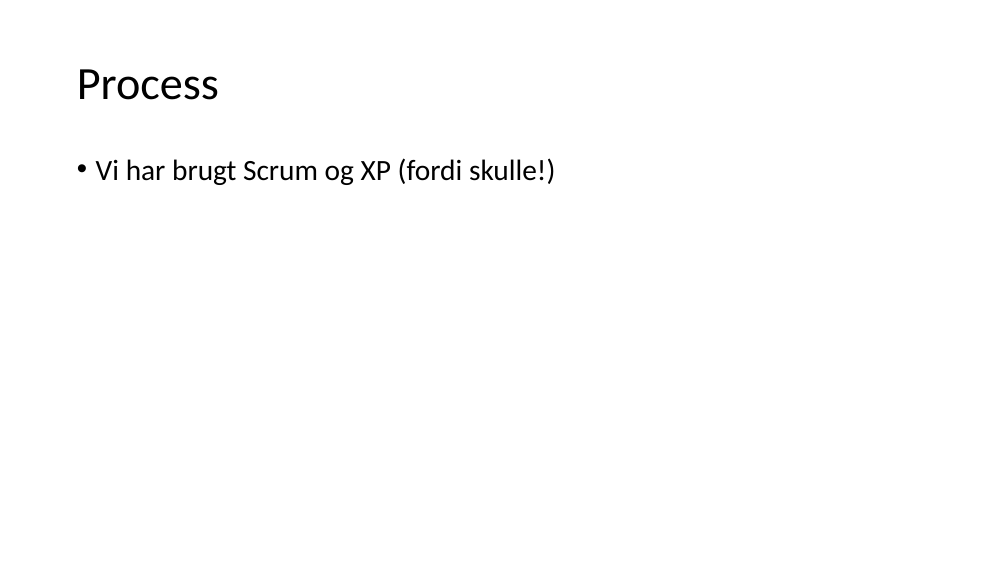
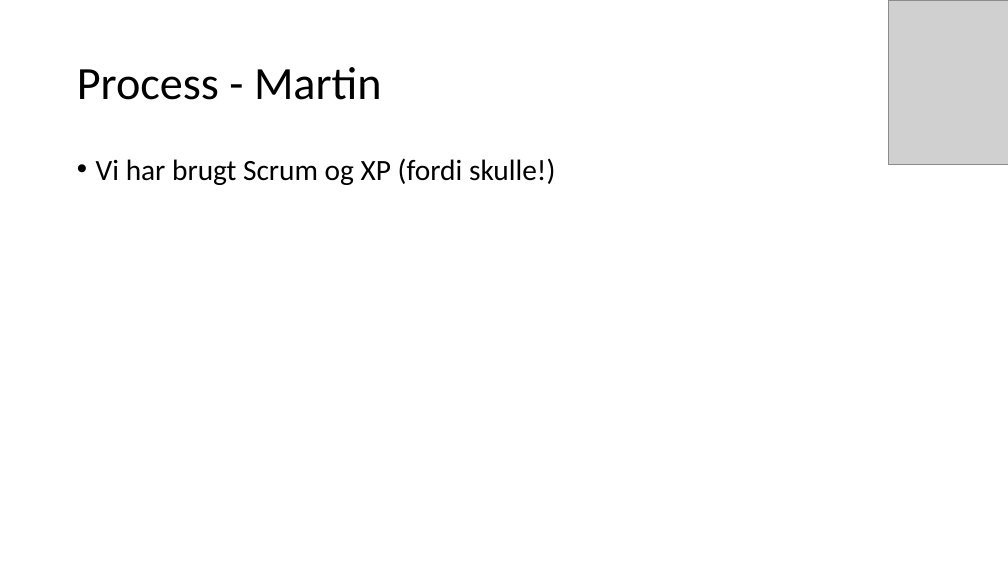
Before and after one commit to mart56p7/kino, a slide deck: slide 3 of powerpoint.pptx. Drawn at 1008x567 pixels with LibreOffice and Linux fonts; fonts in the diff are those of the drawing; grey boxes stand for pictures. Boxes give left, top, right and bottom in pixels: in the first picture for what was removed or moved away, otherwise in the second. Text is boxed around its words. In the diff, an @@ line names an element or a change of style, - is before the commit and + after.

```diff
--- a/powerpoint.pptx
+++ b/powerpoint.pptx
@@ picture added at [889, 0, 1008, 164] @@
@@ title at [77, 67, 382, 100]: text changed @@
-Process
+Process - Martin
```
Also in this commit, not shown: 9 other slides changed, 15 other files.
